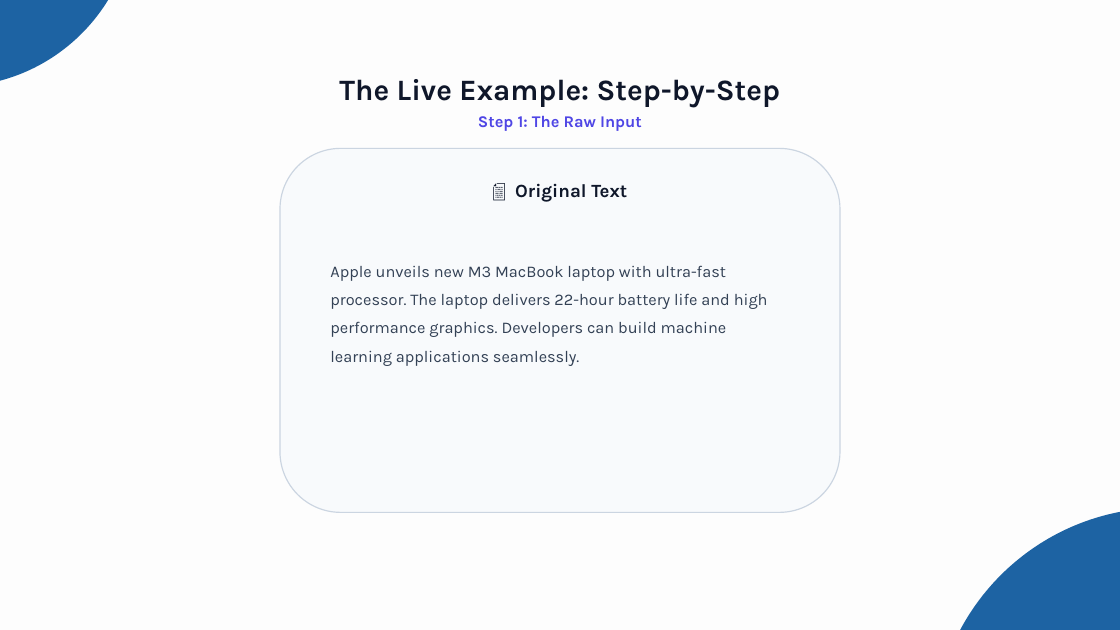
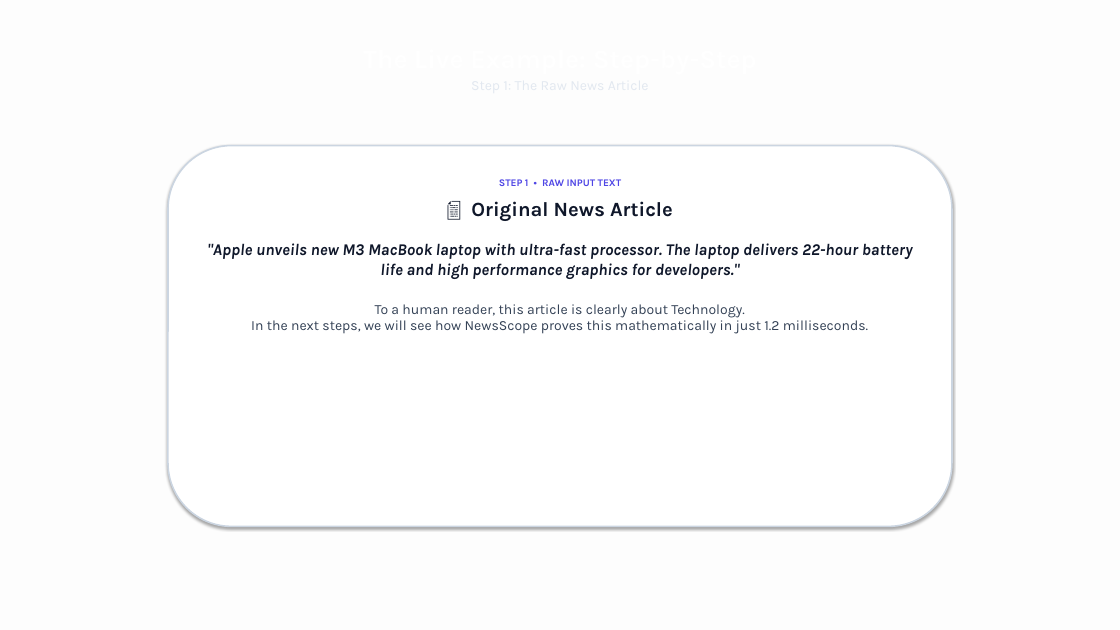
Before and after one commit to Abhijeet0848/NewsLens, a slide deck: slide 9 of docs/NewsScope_Presentation.pptx. Drawn at 1120x630 pixels with LibreOffice and Linux fonts; fonts in the diff are those of the drawing. Boxes give left, top, right and bottom in pixels: in the first picture for what was removed or moved away, otherwise in the second. Text is boxed around its words. In the diff, an @@ line names an element or a change of style, - is before the commit and + after.

```diff
--- a/docs/NewsScope_Presentation.pptx
+++ b/docs/NewsScope_Presentation.pptx
@@ freeform shape removed at (0, 0, 135, 87) @@
@@ text removed at (339, 79, 780, 131) @@
-The Live Example: Step-by-Step
-Step 1: The Raw Input
@@ rounded rectangle: place and size @@
-rounded rectangle at (280, 148, 840, 512)
+rounded rectangle at (168, 146, 952, 526)
@@ rounded rectangle at (168, 146, 952, 526): fill #F8FAFC to #FFFFFF; outline #CBD5E1 1.5 pt to #CBD5E1 2 pt; shadow on @@
@@ text at (207, 179, 913, 334): text changed; size 21 to 18 pt; text colour #334155 to #0F172A; bold on @@
-Apple unveils new M3 MacBook laptop with ultra-fast processor. The laptop delivers 22-hour battery life and high performance graphics. Developers can build machine learning applications seamlessly.
+STEP 1 • RAW INPUT TEXT
+📄 Original News Article
+"Apple unveils new M3 MacBook laptop with ultra-fast processor. The laptop delivers 22-hour battery life and high performance graphics for developers."
+To a human reader, this article is clearly about Technology.
+In the next steps, we will see how NewsScope proves this mathematically in just 1.2 milliseconds.
@@ text removed at (515, 183, 627, 202) @@
-📄 Original Text
@@ freeform shape removed at (933, 508, 1120, 630) @@
```
Also in this commit, not shown: 14 other slides changed, 3 other files.
